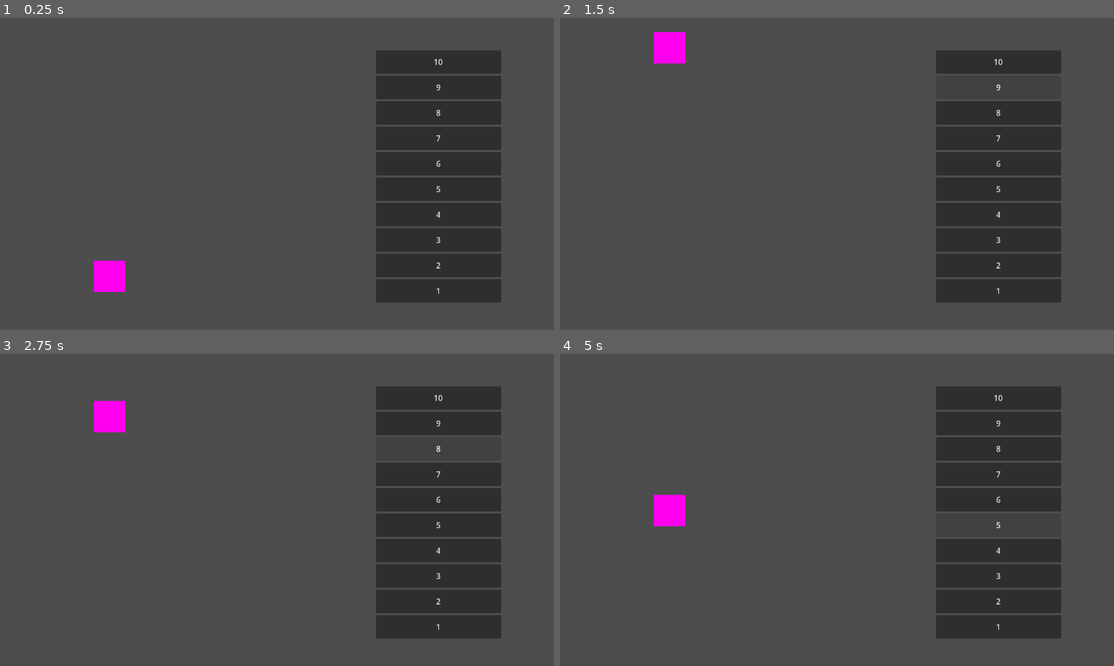
Above: before the commit, frames 1-4 (two rows, left to right).
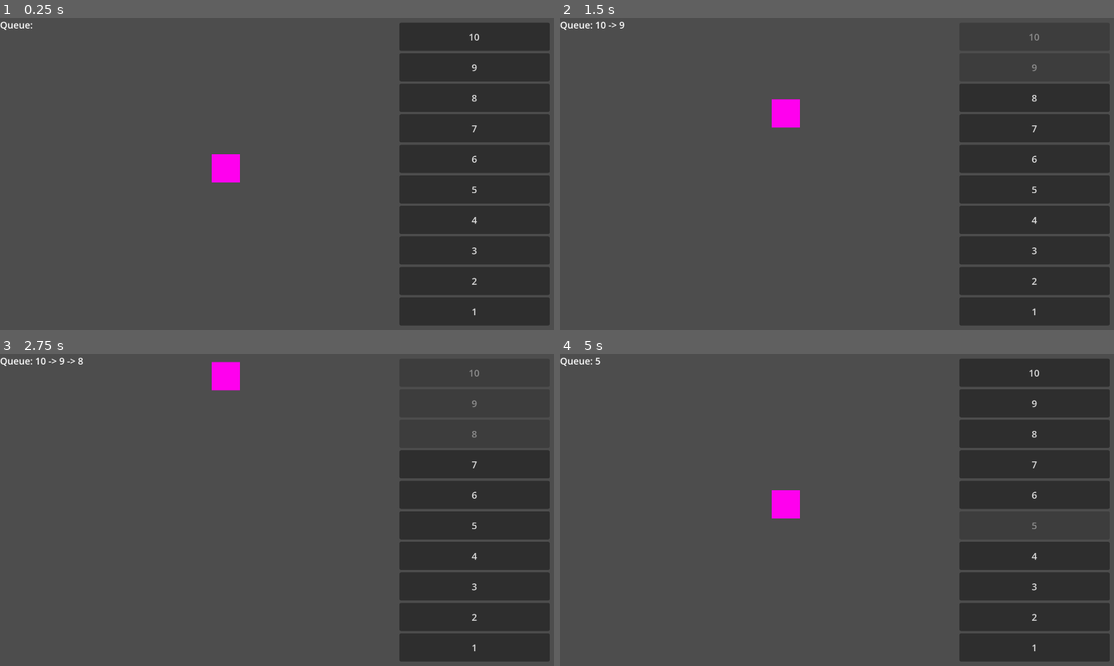
Above: after the commit, the same moments.

Repository: Victor-Wybenga/Elevator-Simulator
Game: Godot game, scene res://Scenes/main.tscn
Two runs of this game, one before a commit and one after it. Both use one fixed random seed, a clock stepped at 60 frames per second and the inputs below.
Inputs:
- Up to frame 1 (0.25 s): no input
- Up to frame 2 (1.5 s): click "10" at 0.5 s; click "9" at 1.25 s
- Up to frame 3 (2.75 s): click "8" at 2 s
- Up to frame 4 (5 s): click "7" at 2.75 s; click "6" at 3.5 s; click "5" at 4.25 s

The runs differ from the first frame. In frame 1, 17% of the frame differs, in the area x 0-100%, y 1-99%; in frame 2, 14%; in frame 3, 13%; in frame 4, 16%.

Commit message:
Queue + todo

Diff:
--- a/Scenes/elevator.tscn
+++ b/Scenes/elevator.tscn
@@ -1,7 +1,7 @@
 [gd_scene format=3 uid="uid://u0iv0nayhn73"]
 
 [sub_resource type="RectangleShape2D" id="RectangleShape2D_ip31b"]
-size = Vector2(64, 64)
+size = Vector2(48, 48)
 
 [node name="Elevator" type="StaticBody2D" unique_id=670379961]
 
@@ -14,10 +14,10 @@
 anchor_top = 0.5
 anchor_right = 0.5
 anchor_bottom = 0.5
-offset_left = -32.0
-offset_top = -32.0
-offset_right = 32.0
-offset_bottom = 32.0
+offset_left = -24.0
+offset_top = -24.0
+offset_right = 24.0
+offset_bottom = 24.0
 grow_horizontal = 2
 grow_vertical = 2
 color = Color(1, 0, 0.93333334, 1)
--- a/Scenes/main.tscn
+++ b/Scenes/main.tscn
@@ -3,18 +3,26 @@
 [ext_resource type="PackedScene" uid="uid://u0iv0nayhn73" path="res://Scenes/elevator.tscn" id="1_bo1nx"]
 [ext_resource type="Script" uid="uid://d6lq7box3ji7" path="res://Scripts/elevator.gd" id="2_8gbba"]
 [ext_resource type="Script" uid="uid://b08fsc1haa647" path="res://Scripts/make_ui.gd" id="3_8gbba"]
+[ext_resource type="Script" uid="uid://114m67871xl1" path="res://Scripts/queue_display.gd" id="4_jjvhh"]
 
 [node name="Main" type="Node2D" unique_id=824640743]
 
 [node name="Elevator" parent="." unique_id=670379961 instance=ExtResource("1_bo1nx")]
-position = Vector2(224, 528)
+position = Vector2(384, 256)
 script = ExtResource("2_8gbba")
 
 [node name="ElevatorButtons" type="VBoxContainer" parent="." unique_id=1475753334]
-offset_left = 768.0
-offset_right = 1024.0
-offset_bottom = 648.0
+offset_left = 680.0
+offset_top = 8.0
+offset_right = 936.0
+offset_bottom = 524.0
 alignment = 1
 script = ExtResource("3_8gbba")
 
+[node name="Queue" type="Label" parent="." unique_id=247635226]
+offset_right = 40.0
+offset_bottom = 23.0
+script = ExtResource("4_jjvhh")
+
+[connection signal="reached_floor" from="Elevator" to="ElevatorButtons" method="_on_elevator_reached_floor"]
 [connection signal="call_elevator" from="ElevatorButtons" to="Elevator" method="_on_elevator_buttons_call_elevator"]
--- a/Scripts/elevator.gd
+++ b/Scripts/elevator.gd
@@ -1,29 +1,52 @@
 extends StaticBody2D
 
-const SPEED: float = 500.0
+const SPEED: float = 100.0
 const FLOORS: int = 10
-var travelling_to: int = 0
+
+var target_floors: Array[int] = []
+
+enum ElevatorState {
+	IDLE,
+	MOVING_UP,
+	MOVING_DOWN,
+	DOOR_OPENING,
+	DOOR_CLOSING
+}
+
+signal reached_floor(floor: int)
 
 func get_floor_position(floor: int) -> float:
-	var height = get_window().size.y
-	return height
-	#var usable_height = height - $CollisionShape2D.
+	var height: float = get_viewport_rect().size.y
+	var bound_height: float = $CollisionShape2D.get_shape().get_rect().size.y
+	var usable: float = height - bound_height
+	return (usable / FLOORS) * (10 - floor) + (3 * bound_height / 4)
 
 # Called when the node enters the scene tree for the first time.
 func _ready() -> void:
-	pass # Replace with function body.
+	pass
+
+func move_to_floor(delta: float):
+	if not target_floors:
+		return
+
+	var target = Vector2(
+		self.position.x,
+		get_floor_position(target_floors[0])
+	)
+	if position.distance_to(target) > SPEED * delta:
+		move_and_collide(
+			position.direction_to(target) * SPEED * delta
+		)
+	else:
+		position = target
+		var floor = target_floors.pop_front()
+		reached_floor.emit(floor)
 
 
 # Called every frame. 'delta' is the elapsed time since the previous frame.
 func _physics_process(delta: float) -> void:
-	var dy = (64 * (10 - travelling_to)) - position.y
-	var distance = abs(dy)
-	var direction = -sign(dy)
-	if distance < 5 or travelling_to == 0:
-		travelling_to = 0
-	else:
-		move_and_collide(direction * Vector2.UP * SPEED * delta)
+	move_to_floor(delta)
 
 
 func _on_elevator_buttons_call_elevator(floor: int) -> void:
-	travelling_to = floor
+	target_floors.push_back(floor)
--- a/Scripts/make_ui.gd
+++ b/Scripts/make_ui.gd
@@ -7,10 +7,14 @@
 func _ready() -> void:
 	for i in range(10):
 		var button: Button = Button.new()
-		button.custom_minimum_size = Vector2(192, 48)
+		button.custom_minimum_size = Vector2(256, 48)
 		button.text = str(10 - i)
-		button.pressed.connect(_on_button_pressed.bind(10 - i))
+		button.pressed.connect(_on_button_pressed.bind(button, 10 - i))
 		add_child(button)
 
-func _on_button_pressed(id: int) -> void:
+func _on_button_pressed(button: Button, id: int) -> void:
+	button.disabled = true
 	call_elevator.emit(id)
+
+func _on_elevator_reached_floor(floor: int) -> void:
+	get_child(10 - floor).disabled = false
--- /dev/null
+++ b/Scripts/queue_display.gd
@@ -0,0 +1,5 @@
+extends Label
+
+# Called every frame. 'delta' is the elapsed time since the previous frame.
+func _process(delta: float) -> void:
+	self.text = ("Queue: %s") % (" -> ".join($"../Elevator".target_floors))
--- a/project.godot
+++ b/project.godot
@@ -13,7 +13,14 @@
 config/name="Elevator-Simulator"
 run/main_scene="uid://elfqesmrvy21"
 config/features=PackedStringArray("4.6", "Forward Plus")
-config/icon="res://icon.svg"
+config/icon="res://Assets/icon.svg"
+
+[display]
+
+window/size/viewport_width=1920
+window/size/viewport_height=1080
+window/stretch/scale=2.0
+window/stretch/scale_mode="integer"
 
 [physics]
 
Renamed: icon.svg -> Assets/icon.svg
Not shown, changed: Assets/icon.svg.import
Not shown, added: Scripts/queue_display.gd.uid
Not shown, added: .DS_Store
Not shown, added: 3a - Interactive Finite-State Reactive Machine.pdf
Not shown, changed: README.md
